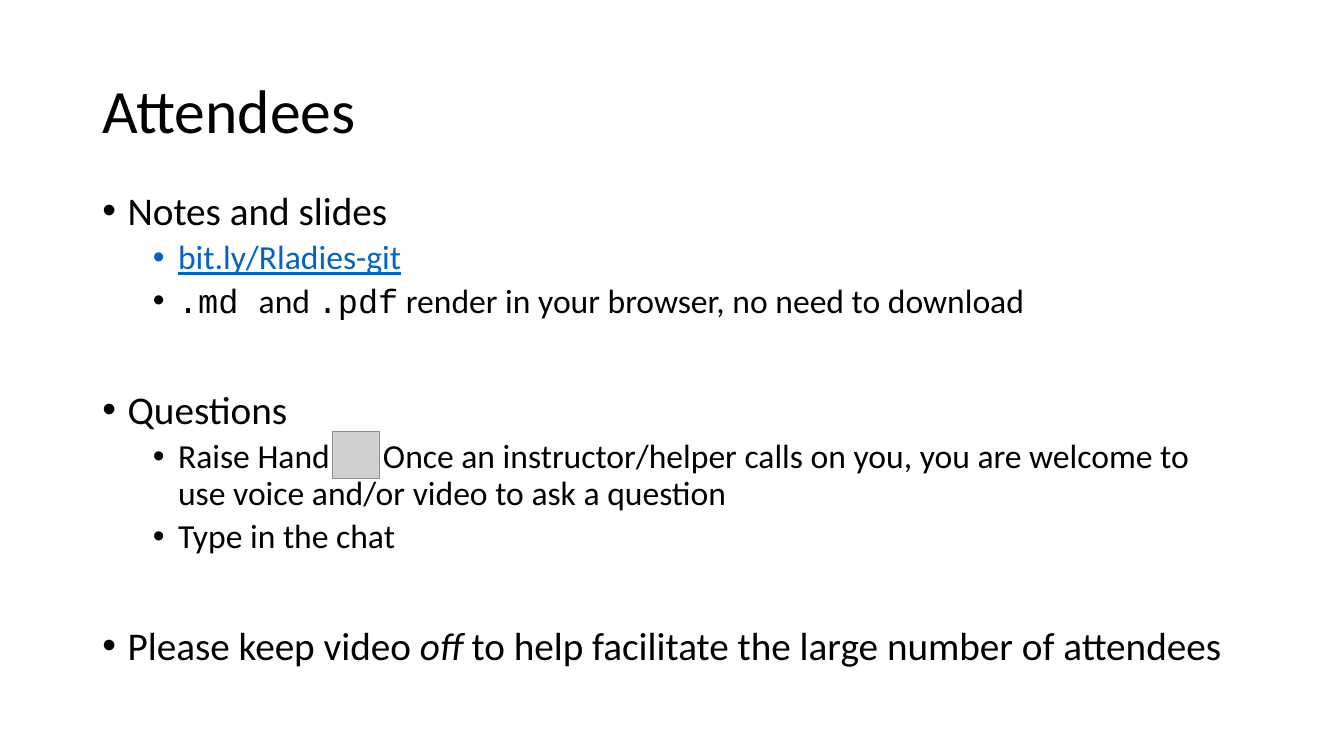
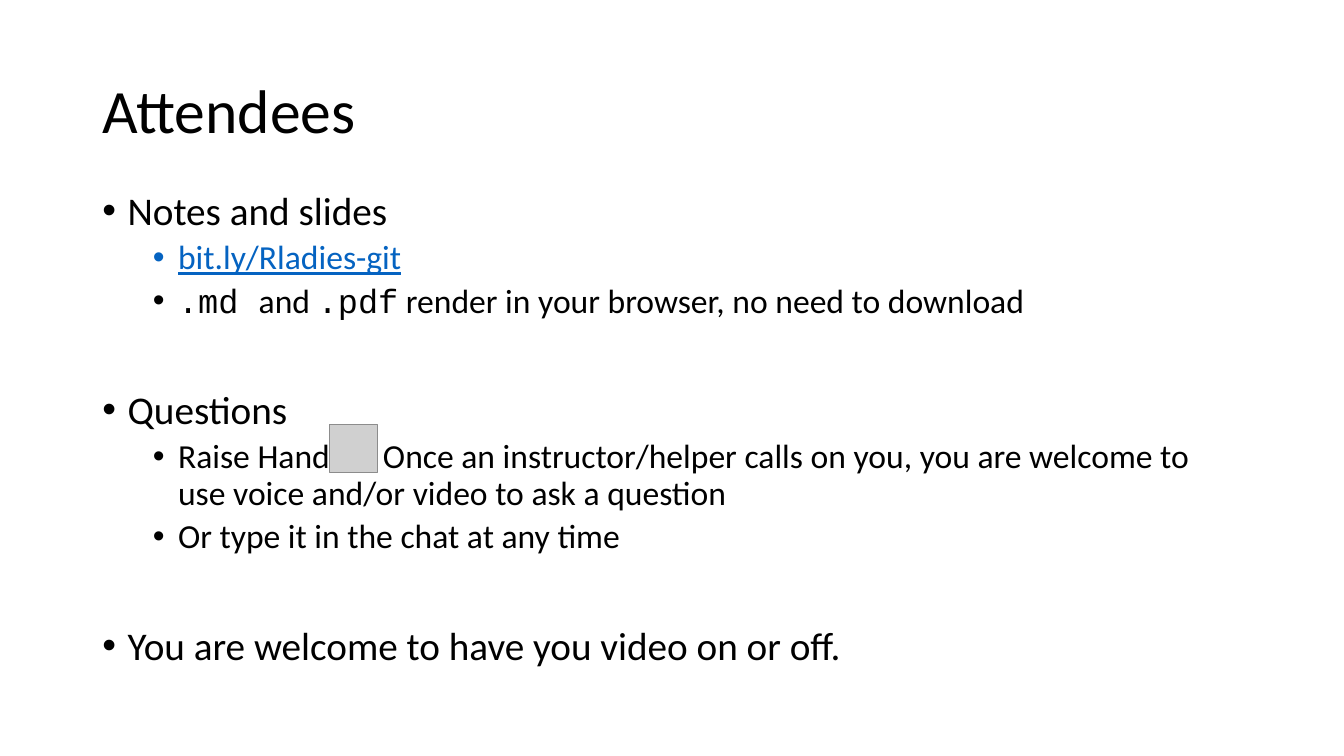
Before and after one commit to kdillmcfarland/2021-04-02-r-ladies-seattle-online, a slide deck: slide 4 of _episodes/R-ladies/2021-04_setup.pptx (slide 3 before the commit). Drawn at 1344x756 pixels with LibreOffice and Linux fonts; fonts in the diff are those of the drawing; grey boxes stand for pictures. Boxes give left, top, right and bottom in pixels: in the first picture for what was removed or moved away, otherwise in the second. Text is boxed around its words. In the diff, an @@ line names an element or a change of style, - is before the commit and + after.

```diff
--- a/_episodes/R-ladies/2021-04_setup.pptx
+++ b/_episodes/R-ladies/2021-04_setup.pptx
@@ picture: place and size @@
-picture at [332,432,379,479]
+picture at [330,424,377,472]
@@ text at [128,524,841,667]: text changed @@
-  • Type in the chat
-• Please keep video off to help facilitate the large number of attendees
+  • Or type it in the chat at any time
+• You are welcome to have you video on or off.
```
Also in this commit, not shown: 3 other slides changed, 1 slide added.
